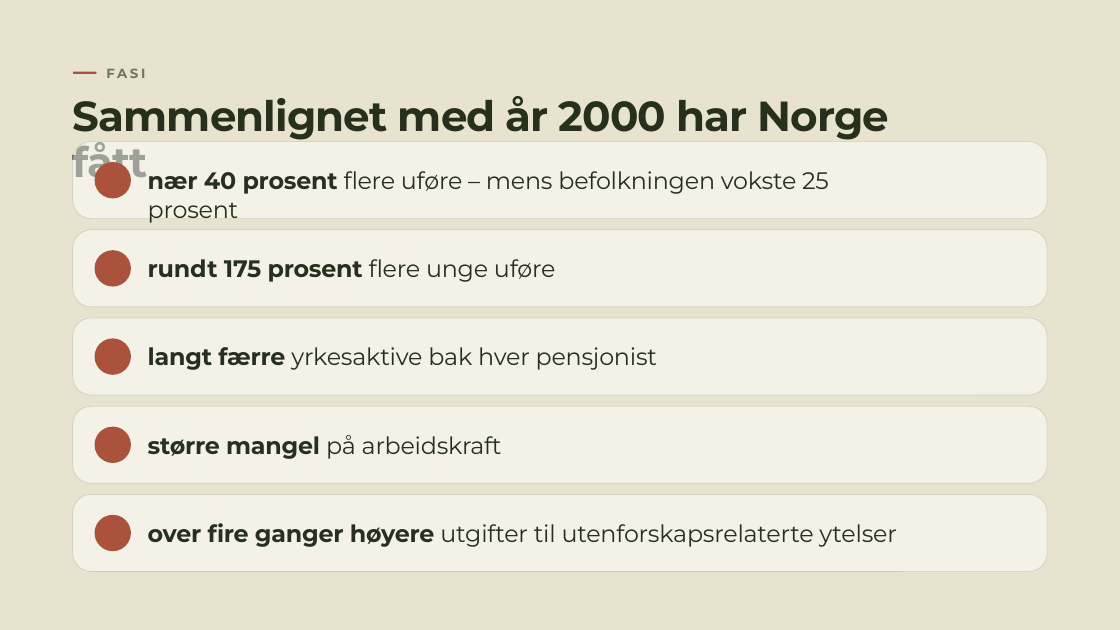
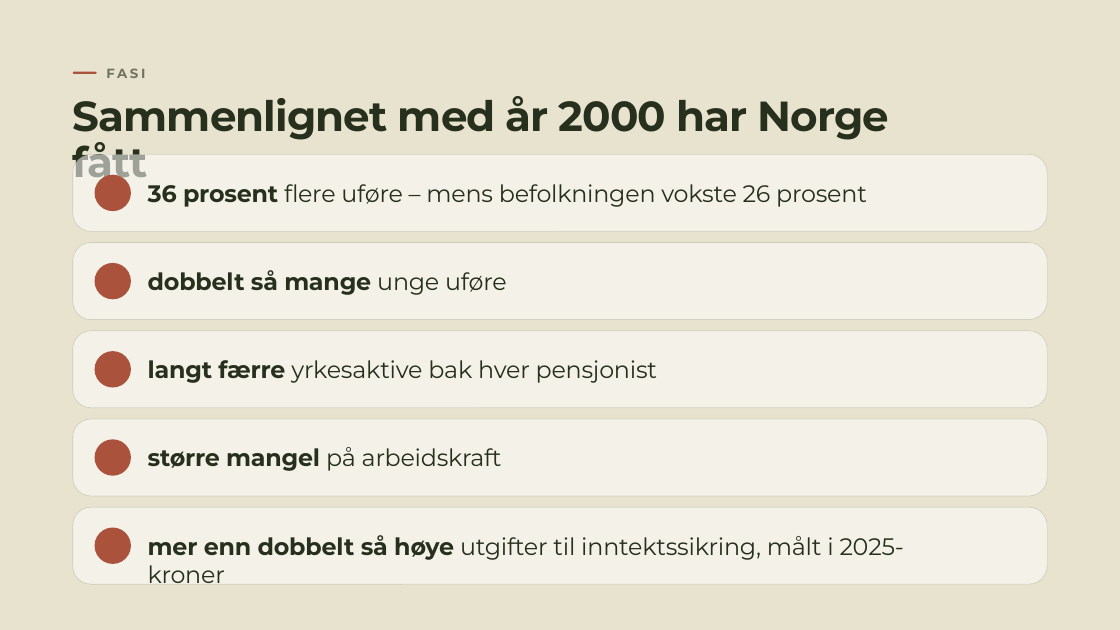
Before and after one commit to MarcusEvensen-Org/iarbeid-riketstilstand, a slide deck: slide 25 of Rikets tilstand 2026.pptx (slide 21 before the commit). Drawn at 1120x630 pixels with LibreOffice and Linux fonts; fonts in the diff are those of the drawing; background and template pictures are left out. Boxes give left, top, right and bottom in pixels: in the first picture for what was removed or moved away, otherwise in the second. Text is boxed around its words. In the diff, an @@ line names an element or a change of style, - is before the commit and + after.

```diff
--- a/Rikets tilstand 2026.pptx
+++ b/Rikets tilstand 2026.pptx
@@ text at <box>148,184,867,207</box>: text changed @@
-nær 40 prosent flere uføre – mens befolkningen vokste 25 prosent
+36 prosent flere uføre – mens befolkningen vokste 26 prosent
@@ text at <box>148,270,507,295</box>: text changed @@
-rundt 175 prosent flere unge uføre
+dobbelt så mange unge uføre
@@ 2 ellipses, 2 rounded rectangles: place and size @@
-2 ellipses, 2 rounded rectangles at <box>73,339,1048,572</box>
+2 ellipses, 2 rounded rectangles at <box>73,351,1048,585</box>
@@ 3 rounded rectangles, 3 ellipses, 2 texts: place and size @@
-3 rounded rectangles, 3 ellipses, 2 texts at <box>73,142,1048,551</box>
+3 rounded rectangles, 3 ellipses, 2 texts at <box>73,155,1048,564</box>
@@ text at <box>148,535,904,560</box>: text changed @@
-over fire ganger høyere utgifter til utenforskapsrelaterte ytelser
+mer enn dobbelt så høye utgifter til inntektssikring, målt i 2025-kroner
```
Also in this commit, not shown: 19 other slides changed, 6 slides added, 2 slides removed, 2 other files.
